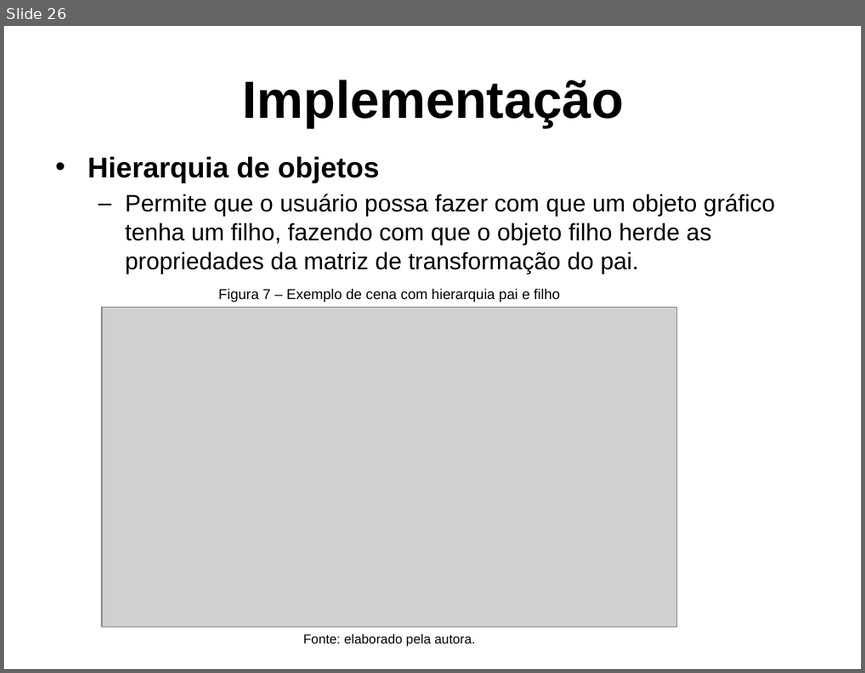
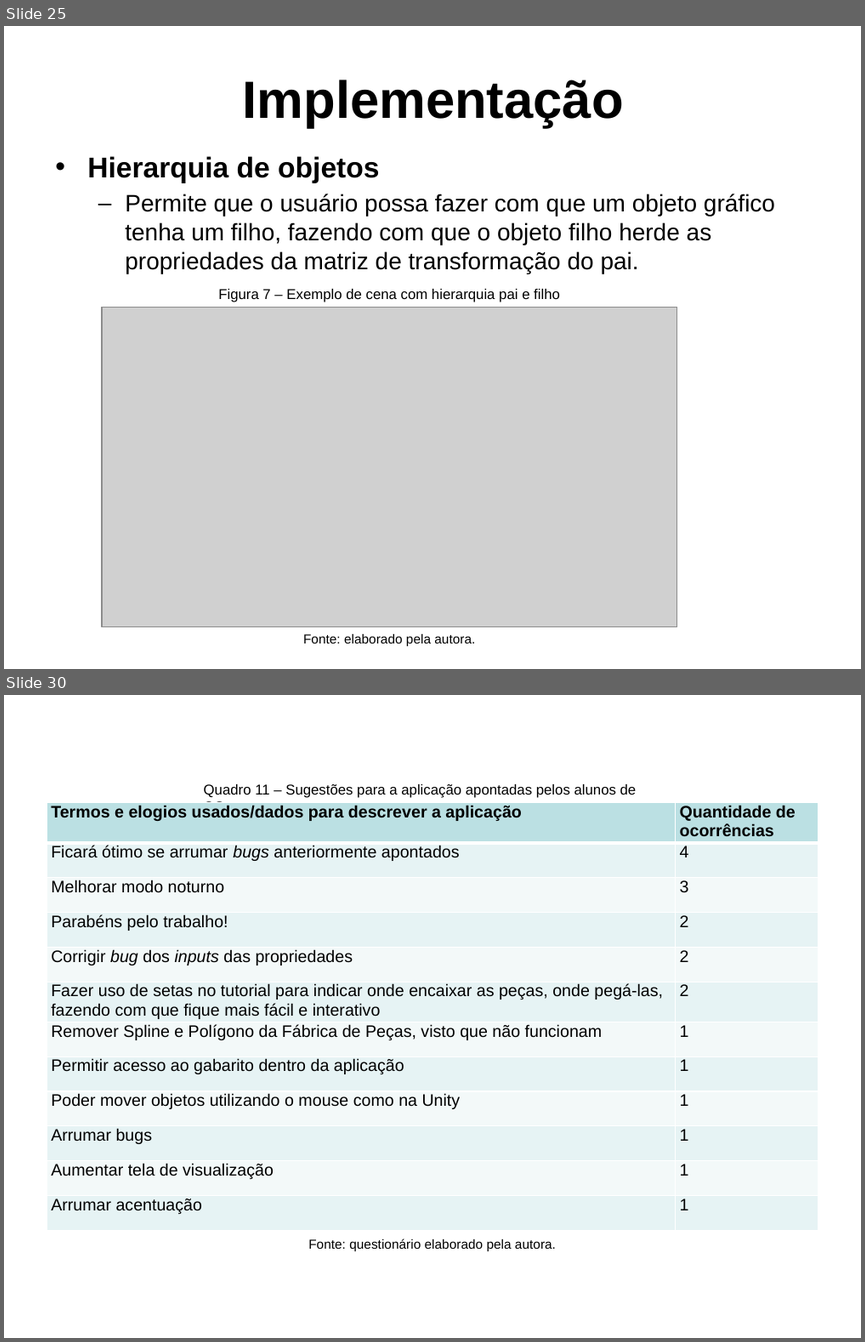
Before and after one commit to PanicAThePython/tcc_NataliaSensWeise, a slide deck: Slides_NataliaSensWeise.pptx. Shown one above the other, each under a label of ours: slide 26 before the commit, slides 25 and 30 after it; the slides between them are not shown. The pictures are 865x673 and 865x1342 pixels, drawn with LibreOffice and Linux fonts; fonts in the diff are those of the drawing; grey boxes stand for pictures; background and template pictures are left out. Boxes give left, top, right and bottom in pixels: in the first picture for what was removed or moved away, otherwise in the second. Text is boxed around its words. In the diff, an @@ line names an element or a change of style, - is before the commit and + after.

```diff
--- a/Slides_NataliaSensWeise.pptx
+++ b/Slides_NataliaSensWeise.pptx
@@ slide 30 added at [4,695,861,1338], background picture (left out) @@
@@ text added at [204,784,636,798], 12 pt, text #000000 @@
+Quadro 11 – Sugestões para a aplicação apontadas pelos alunos de CG
@@ table added at [46,803,818,1231], 12 rows, 2 columns @@
+Termos e elogios usados/dados para descrever a aplicação | Quantidade de ocorrências
+Ficará ótimo se arrumar bugs anteriormente apontados | 4
+Melhorar modo noturno | 3
+Parabéns pelo trabalho! | 2
+Corrigir bug dos inputs das propriedades | 2
+Fazer uso de setas no tutorial para indicar onde encaixar as peças, onde pegá-las, fazendo com que fique mais fácil e interativo | 2
+Remover Spline e Polígono da Fábrica de Peças, visto que não funcionam | 1
+Permitir acesso ao gabarito dentro da aplicação | 1
+Poder mover objetos utilizando o mouse como na Unity | 1
+Arrumar bugs | 1
+Aumentar tela de visualização | 1
+Arrumar acentuação | 1
@@ text added at [308,1238,556,1252], 11 pt, text #000000 @@
+Fonte: questionário elaborado pela autora.
@@ what was slide 26 is now slide 25 @@
```
Also in this commit, not shown: 6 slides changed, 5 other slides added, 1 slide removed, 2 other files.
